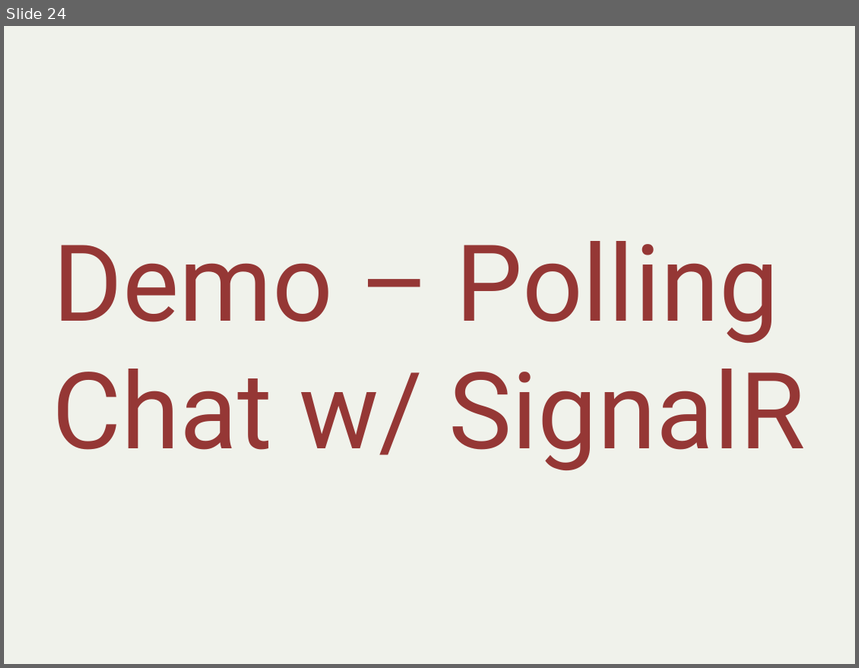
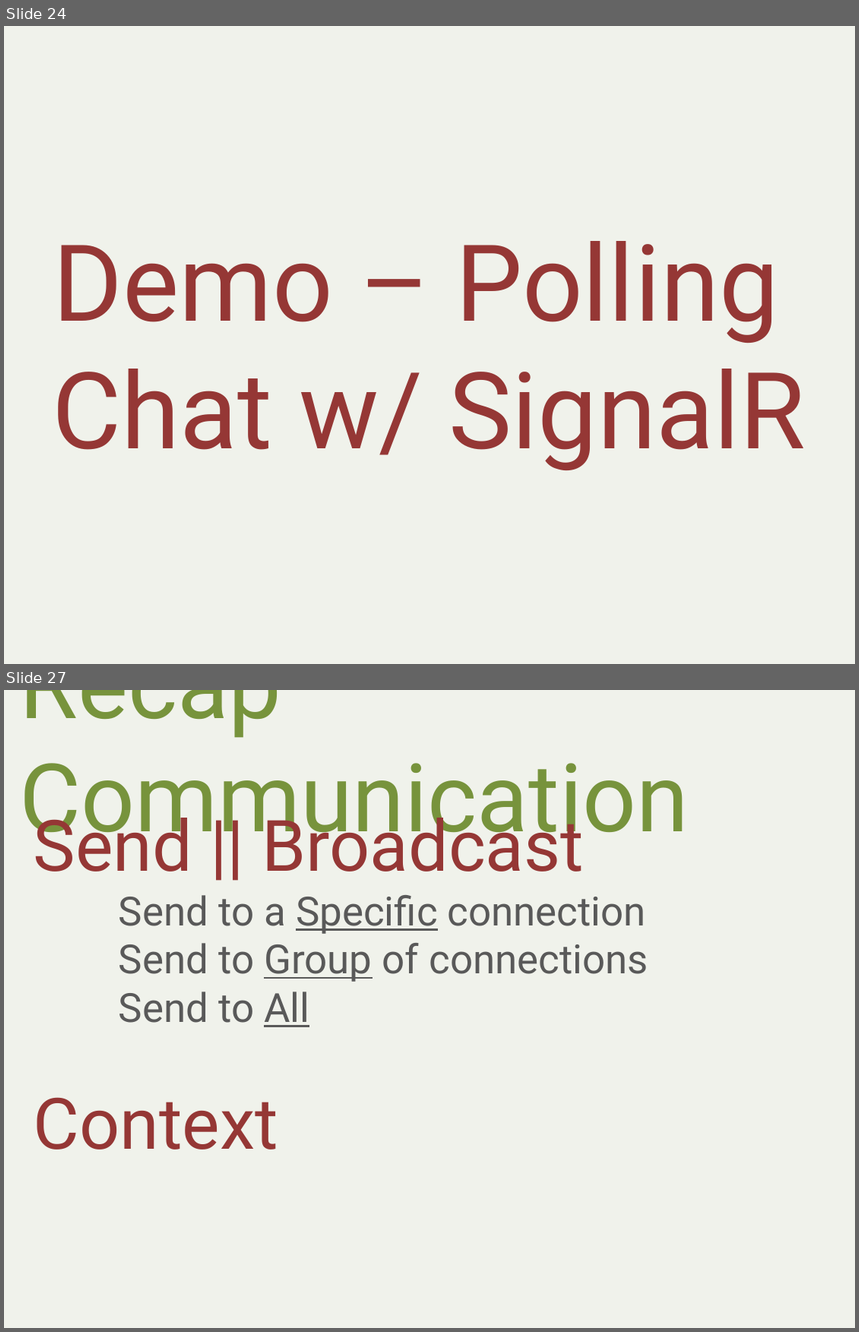
Before and after one commit to alani/Talks, a slide deck: SignalR-Intro/SignalRIntro.pptx. Shown one above the other, each under a label of ours: slide 24 before the commit, slides 24 and 27 after it; the slides between them are not shown. The pictures are 859x668 and 859x1332 pixels, drawn with LibreOffice and Linux fonts; fonts in the diff are those of the drawing. Boxes give left, top, right and bottom in pixels: in the first picture for what was removed or moved away, otherwise in the second. Text is boxed around its words. In the diff, an @@ line names an element or a change of style, - is before the commit and + after.

```diff
--- a/SignalR-Intro/SignalRIntro.pptx
+++ b/SignalR-Intro/SignalRIntro.pptx
@@ slide 27 added at bbox=[4, 690, 855, 1328], background #F0F2EB @@
@@ text added at bbox=[20, 690, 690, 853], 80 pt, text #77933C @@
+Recap – Communication
@@ text added at bbox=[34, 806, 648, 1150], 34 pt, text #595959 @@
+Send || Broadcast
+Send to a Specific connection
+Send to Group of connections
+Send to All
+Context
```
Also in this commit, not shown: 10 slides changed, 5 other slides added, 5 slides removed, 3 other files.
